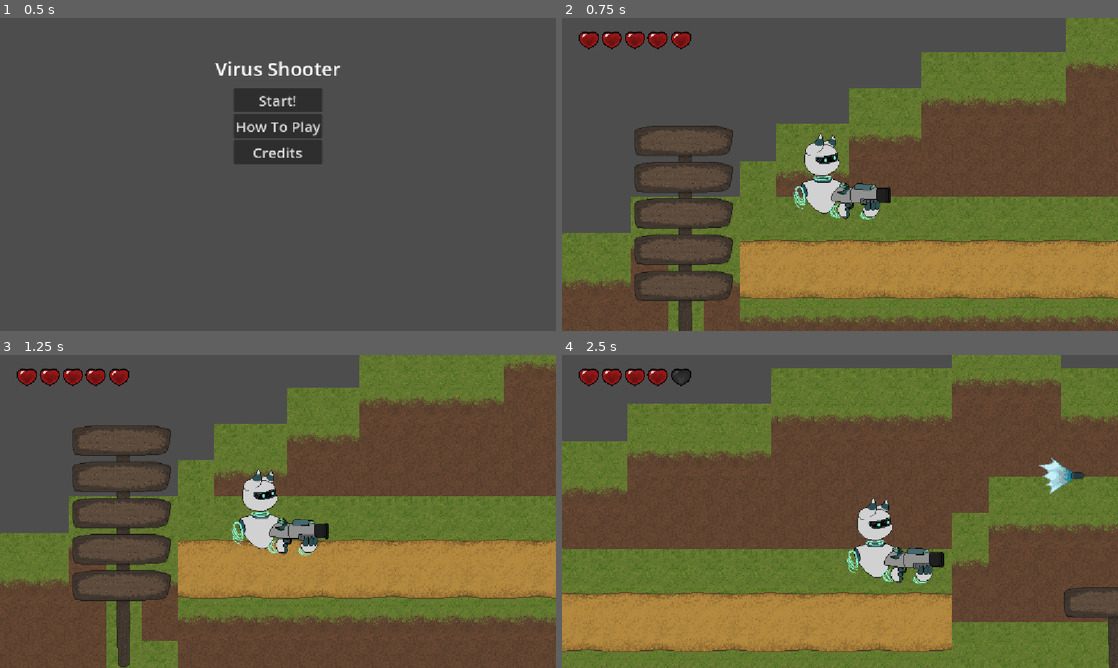
Above: before the commit, frames 1-4 (two rows, left to right).
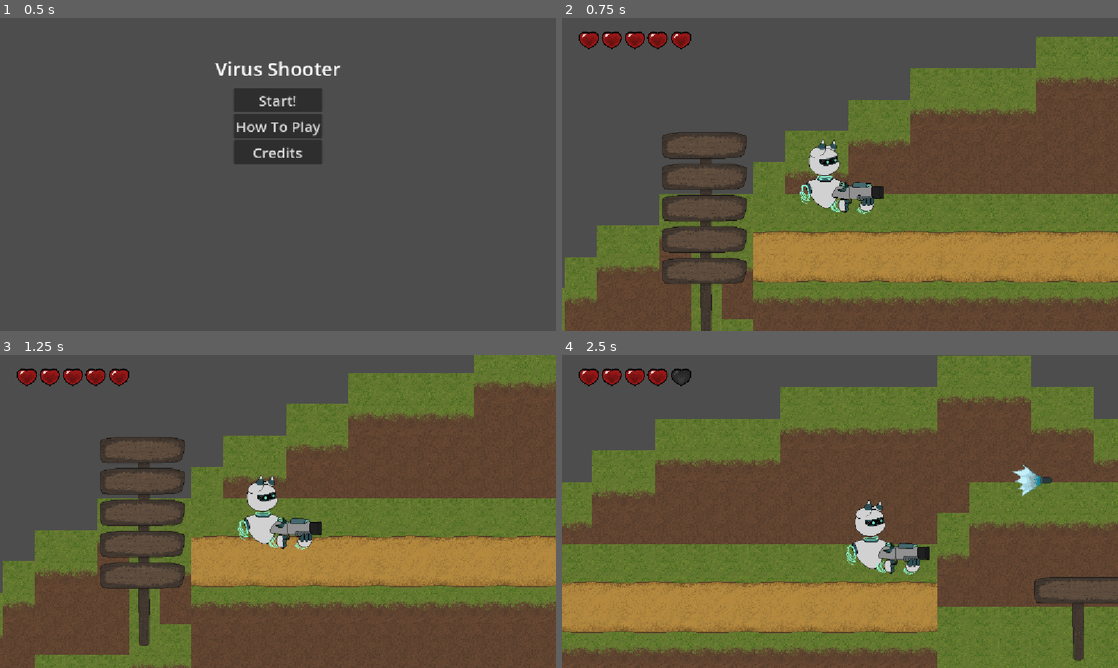
Above: after the commit, the same moments.

Repository: Dekoder-py/DaydreamProject
Game: Godot game, scene res://scenes/start_menu.tscn
Same seed, same stepped clock (60 frames per second), same inputs: the game is played once before the commit and once after it. Sound files missing from this copy of the repository are replaced by a short silence.
Inputs:
- Up to frame 1 (0.5 s): no input
- Up to frame 2 (0.75 s): click "Start!" at 0.5 s
- Up to frame 3 (1.25 s): no input
- Up to frame 4 (2.5 s): tap Enter (shoot) at 1.25, 1.35, 2.1 s; hold D (right) from 1.28 s (still down); tap W (jump) at 1.52, 2.27 s

Frame 1 is identical in both runs. In frame 2, 27% of the frame differs, in the area x 0-100%, y 0-100%; in frame 3, 26%; in frame 4, 33%.

Commit message:
zoom camera out

Diff:
--- a/scenes/player.tscn
+++ b/scenes/player.tscn
@@ -29,7 +29,7 @@
 
 [node name="Camera" type="Camera2D" parent="."]
 scale = Vector2(0.8, 0.8)
-zoom = Vector2(1.5, 1.5)
+zoom = Vector2(1.3, 1.3)
 position_smoothing_enabled = true
 
 [node name="JumpSound" type="AudioStreamPlayer" parent="."]
